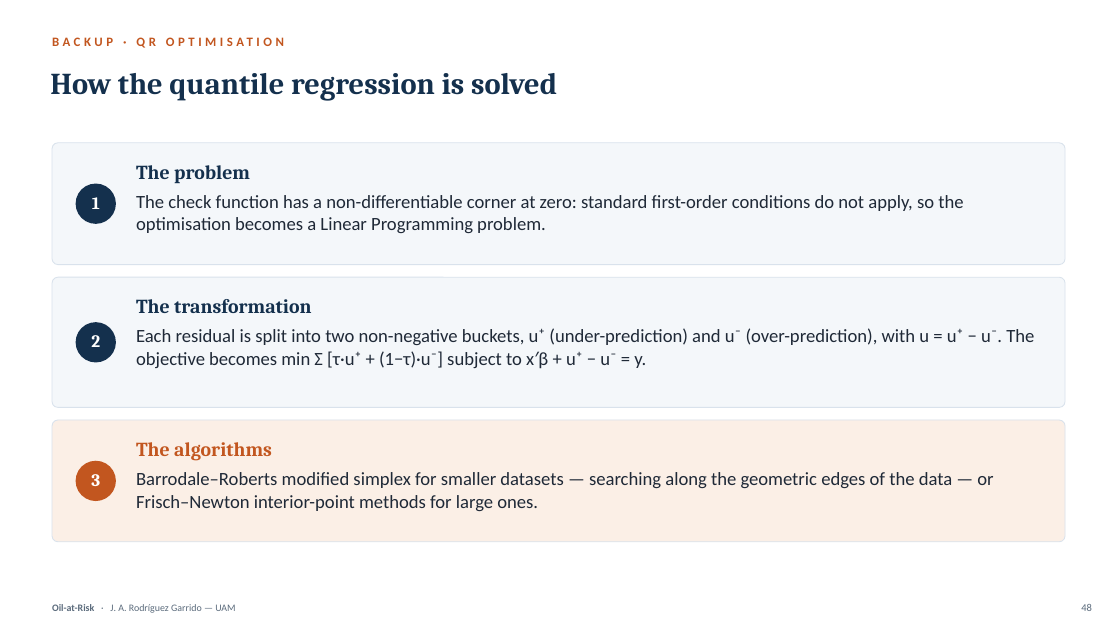
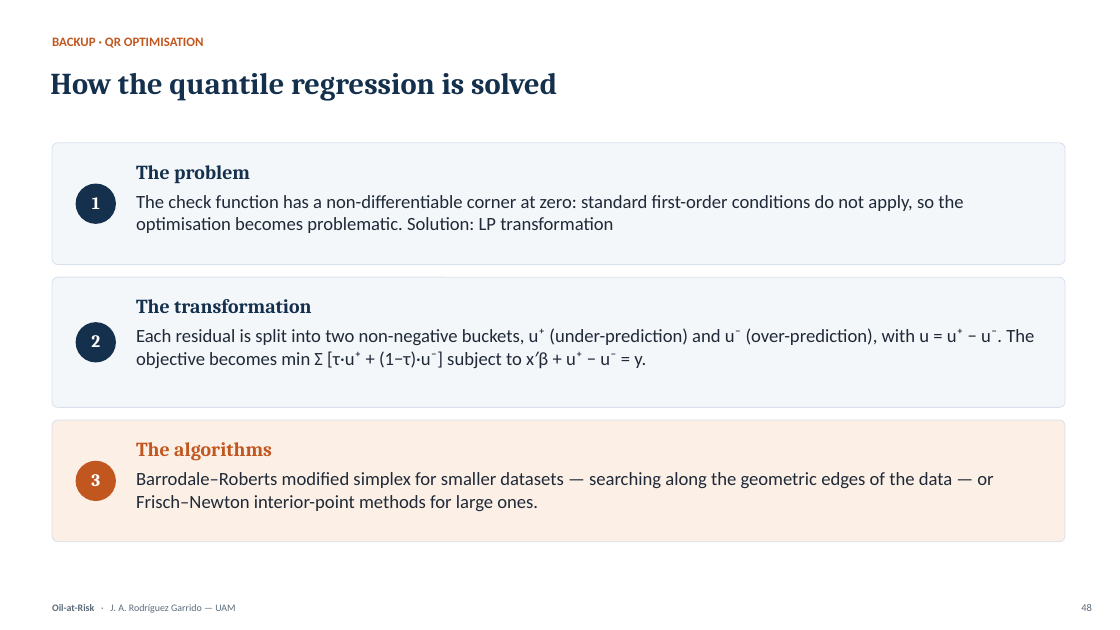
Before and after one commit to Alejandro-bot-one/Oil-at-Risk, a slide deck: slide 49 of deliverable/presentation/Oil-at-Risk_Defense.pptx (slide 48 before the commit). Drawn at 1120x630 pixels with LibreOffice and Linux fonts; fonts in the diff are those of the drawing. Boxes give left, top, right and bottom in pixels: in the first picture for what was removed or moved away, otherwise in the second. Text is boxed around its words. In the diff, an @@ line names an element or a change of style, - is before the commit and + after.

```diff
--- a/deliverable/presentation/Oil-at-Risk_Defense.pptx
+++ b/deliverable/presentation/Oil-at-Risk_Defense.pptx
@@ text "BACKUP · QR OPTIMISATION" at bbox=[52, 37, 204, 48]: letter spacing 3 to 0 pt @@
@@ text at bbox=[136, 195, 963, 233]: text changed @@
-The check function has a non-differentiable corner at zero: standard first-order conditions do not apply, so the optimisation becomes a Linear Programming problem.
+The check function has a non-differentiable corner at zero: standard first-order conditions do not apply, so the optimisation becomes problematic. Solution: LP transformation
```
Also in this commit, not shown: 63 other slides changed, 5 slides added, 1 slide removed, 10 other files.
